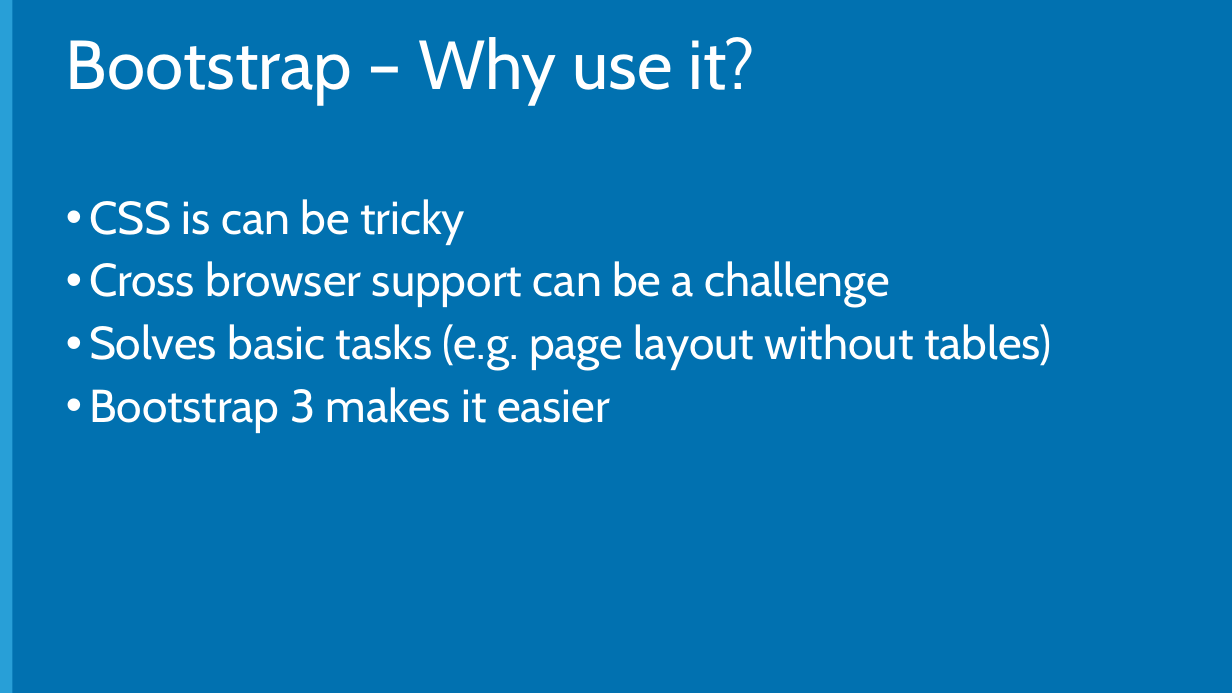
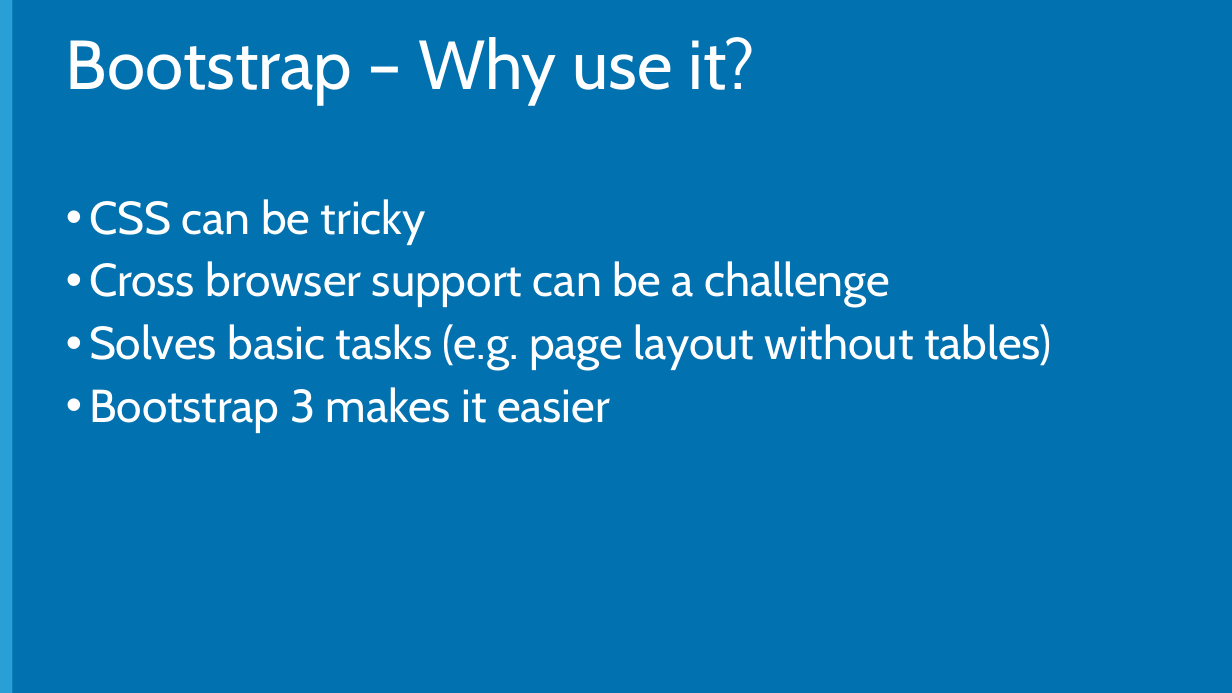
Before and after one commit to Microsoft-Web/NodeCamp, a slide deck: slide 9 of Presentation/CreatingTheUI/CreatingTheUI.pptx. Drawn at 1232x693 pixels with LibreOffice and Linux fonts; fonts in the diff are those of the drawing; background and template pictures are left out. Boxes give left, top, right and bottom in pixels: in the first picture for what was removed or moved away, otherwise in the second. Text is boxed around its words. In the diff, an @@ line names an element or a change of style, - is before the commit and + after.

```diff
--- a/Presentation/CreatingTheUI/CreatingTheUI.pptx
+++ b/Presentation/CreatingTheUI/CreatingTheUI.pptx
@@ text at (89, 199, 426, 245): text changed @@
-• CSS is can be tricky
+• CSS can be tricky
```
Also in this commit, not shown: 9 other slides changed, 6 other files.
